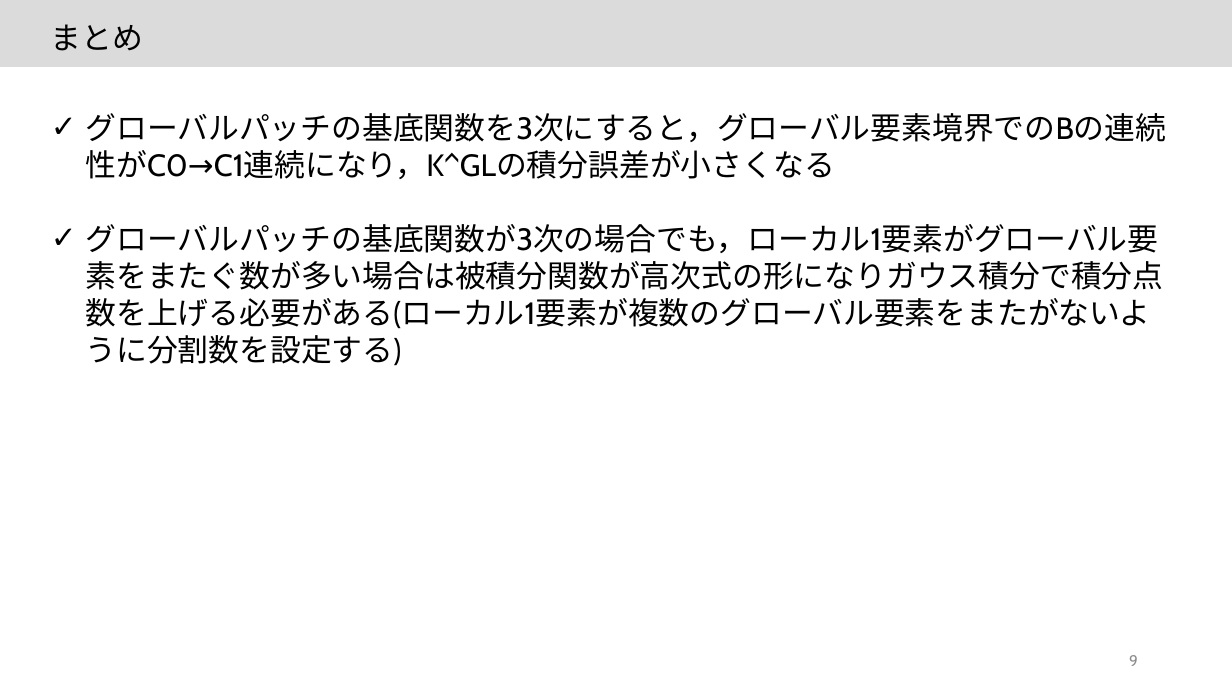
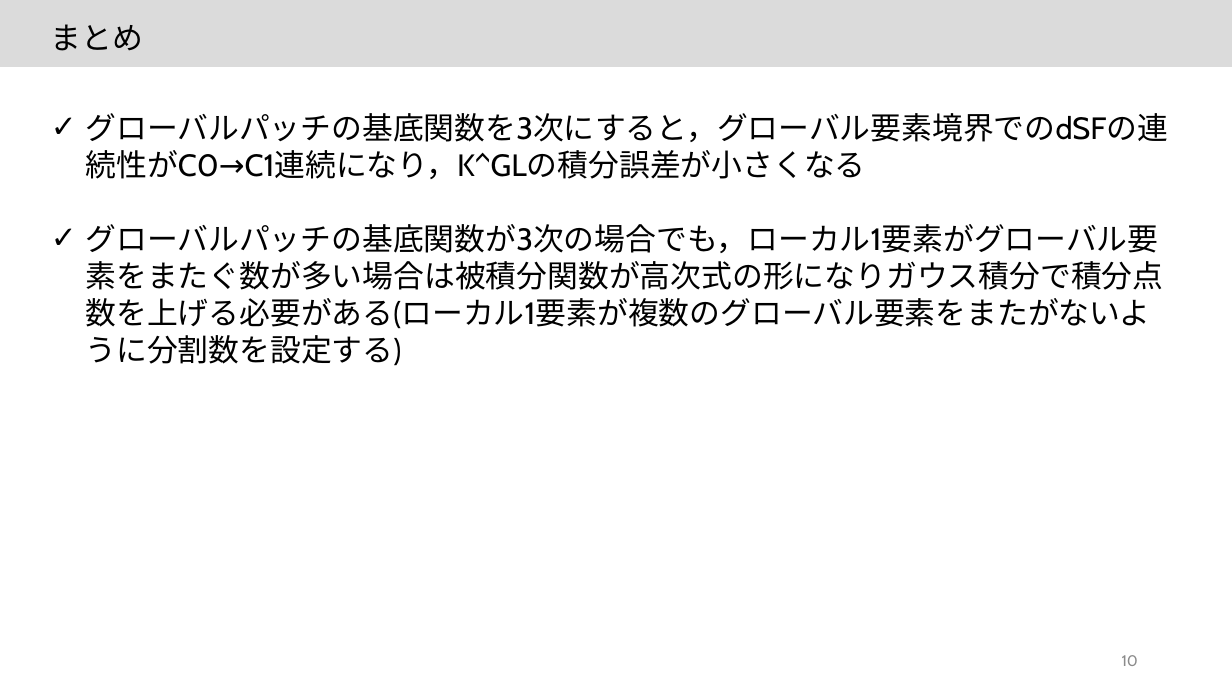
Before and after one commit to JoTsuchi22/lab_share, a slide deck: slide 10 of 研究ミーティング/20220623/20220623.pptx (slide 9 before the commit). Drawn at 1232x693 pixels with LibreOffice and Linux fonts; fonts in the diff are those of the drawing. Boxes give left, top, right and bottom in pixels: in the first picture for what was removed or moved away, otherwise in the second. Text is boxed around its words. In the diff, an @@ line names an element or a change of style, - is before the commit and + after.

```diff
--- a/研究ミーティング/20220623/20220623.pptx
+++ b/研究ミーティング/20220623/20220623.pptx
@@ text at [85, 113, 1168, 179]: text changed @@
-✓ グローバルパッチの基底関数を3次にすると，グローバル要素境界でのBの連続性がC0→C1連続になり，K^GLの積分誤差が小さくなる
+✓ グローバルパッチの基底関数を3次にすると，グローバル要素境界でのdSFの連続性がC0→C1連続になり，K^GLの積分誤差が小さくなる
@@ page number at [1122, 655, 1138, 666]: text changed @@
-9
+10
```
Also in this commit, not shown: 3 other slides changed, 1 slide added, 22 other files.
